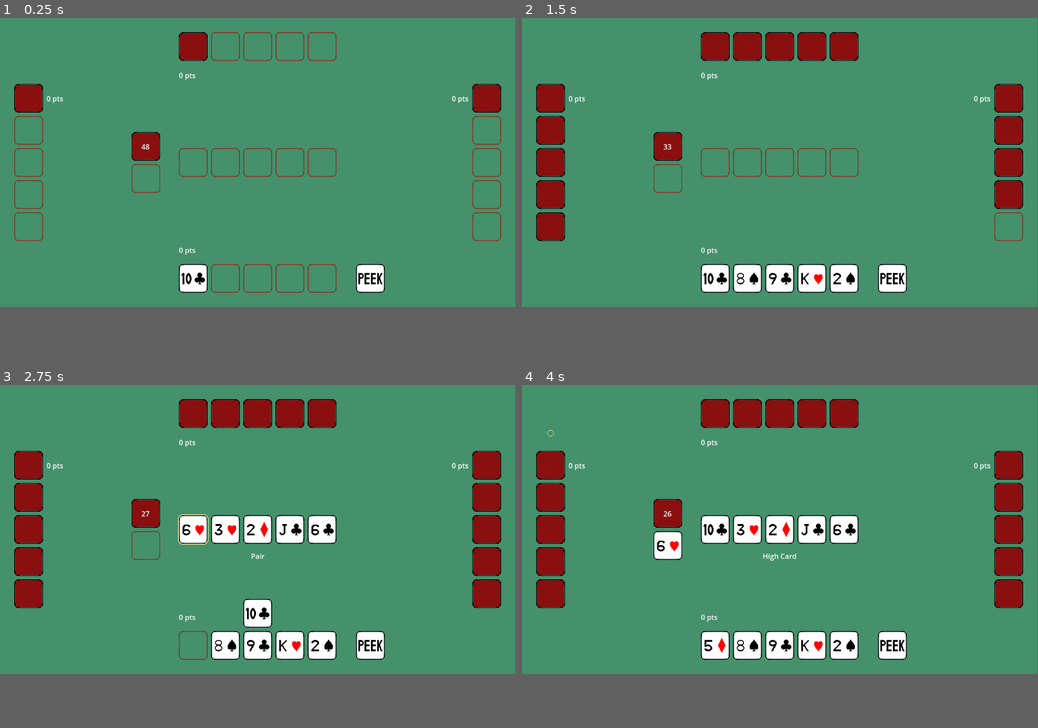
Above: before the commit, frames 1-4 (two rows, left to right).
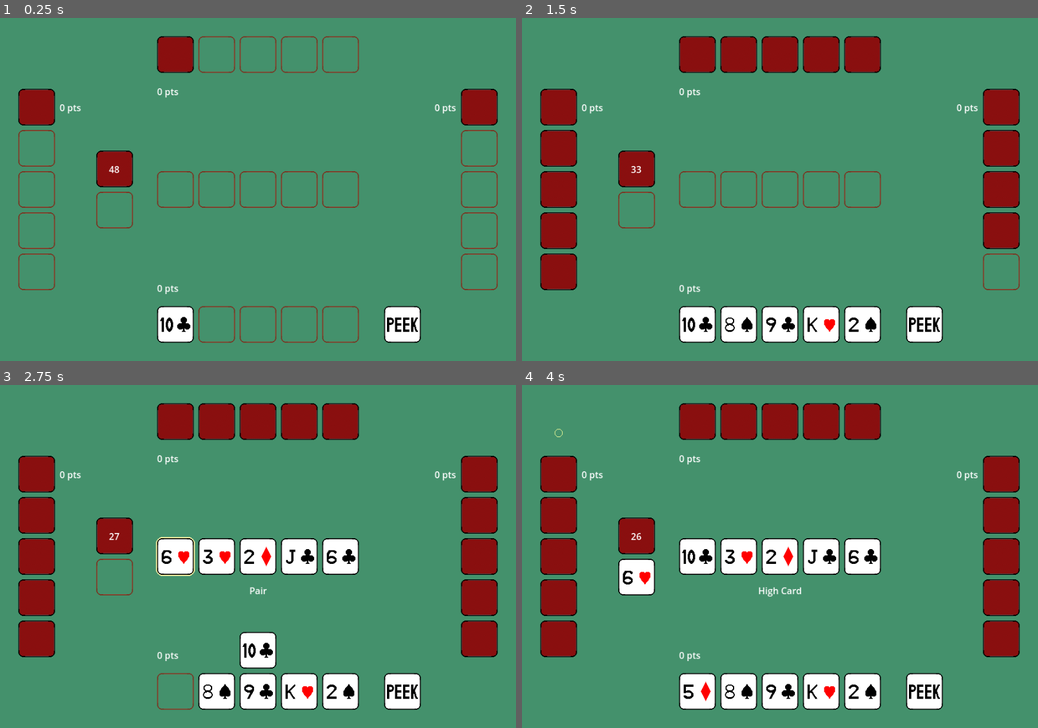
Above: after the commit, the same moments.

Repository: fitzgeraldkd/peeky-poker
Game: Godot game, scene res://scenes/main.tscn
Two runs of this game, one before a commit and one after it. Both use one fixed random seed, a clock stepped at 60 frames per second and the inputs below.
Inputs:
- Up to frame 1 (0.25 s): no input
- Up to frame 2 (1.5 s): hold Right (right) 0.53-1.28 s; tap Space (select) at 0.6, 1.35 s; hold X (back) from 1.28 s (still down)
- Up to frame 3 (2.75 s): release X (back) at 2.03 s; hold Right (right) from 2.03 s (still down); tap Space (select) at 2.1 s
- Up to frame 4 (4 s): tap Space (select) at 2.85, 3.6 s; release Right (right) at 3.53 s; hold Left (left) from 3.53 s (still down)
The window is 799x449 before the commit and 800x533 after it. Grey fills any space a smaller window leaves; there, only what the larger window draws over its background counts as a difference.

The runs differ from the first frame. In frame 1, 9.9% of the frame differs, in the area x 2-98%, y 4-95%; in frame 2, 19%; in frame 3, 24%; in frame 4, 25%.

Commit message:
Improve window resize logic

Diff:
--- a/project.godot
+++ b/project.godot
@@ -23,7 +23,9 @@
 
 [display]
 
-window/size/resizable=false
+window/size/viewport_width=900
+window/size/viewport_height=600
+window/stretch/scale_mode="integer"
 
 [input]
 
--- a/scenes/main.gd
+++ b/scenes/main.gd
@@ -9,6 +9,7 @@
 func _ready():
 	set_positions()
 	reset_game()
+	get_tree().get_root().size_changed.connect(set_positions)
 	pass # Replace with function body.
 
 
@@ -19,44 +20,44 @@
 func set_positions():
 	var offset = 64
 	var viewport_size = get_viewport().get_visible_rect().size
-	var turn_indicator_offset = (Globals.CARDS_IN_HAND + 1) * Globals.CARD_SPACING / 2.0
+	var turn_indicator_offset = int((Globals.CARDS_IN_HAND + 1) * Globals.CARD_SPACING / 2.0)
 
-	$Player.position = Vector2(viewport_size[0] / 2, viewport_size[1] - offset)
+	$Player.position = Vector2(int(viewport_size[0] / 2), int(viewport_size[1] - offset))
 	$Player/PointsLabel.anchors_preset = Control.PRESET_CENTER_LEFT
 	$Player/PointsLabel.position += Vector2(
 		-2 * Globals.CARD_SPACING - Globals.CARD_SIZE / 2.0,
 		-64,
 	)
-	$Player/TurnIndicator.position += Vector2(-1 * turn_indicator_offset, 0)
-	$Player/PeekCard.position += Vector2(3.5 * Globals.CARD_SPACING, 0)
+	$Player/TurnIndicator.position = Vector2(-1 * turn_indicator_offset, 0)
+	$Player/PeekCard.position = Vector2(3.5 * Globals.CARD_SPACING, 0)
 
-	$Opponent1.position = Vector2(offset, viewport_size[1] / 2)
+	$Opponent1.position = Vector2(offset, int(viewport_size[1] / 2))
 	$Opponent1/PointsLabel.anchors_preset = Control.PRESET_CENTER_LEFT
 	$Opponent1/PointsLabel.position += Vector2(
 		40,
 		-2 * Globals.CARD_SPACING,
 	)
-	$Opponent1/TurnIndicator.position += Vector2(0, -1 * turn_indicator_offset)
+	$Opponent1/TurnIndicator.position = Vector2(0, -1 * turn_indicator_offset)
 
-	$Opponent2.position = Vector2(viewport_size[0] / 2, offset)
+	$Opponent2.position = Vector2(int(viewport_size[0] / 2), offset)
 	$Opponent2/PointsLabel.anchors_preset = Control.PRESET_CENTER_LEFT
 	$Opponent2/PointsLabel.position += Vector2(
 		-2 * Globals.CARD_SPACING - Globals.CARD_SIZE / 2.0,
 		64,
 	)
-	$Opponent2/TurnIndicator.position += Vector2(turn_indicator_offset, 0)
+	$Opponent2/TurnIndicator.position = Vector2(turn_indicator_offset, 0)
 
-	$Opponent3.position = Vector2(viewport_size[0] - offset, viewport_size[1] / 2)
+	$Opponent3.position = Vector2(int(viewport_size[0] - offset), int(viewport_size[1] / 2))
 	$Opponent3/PointsLabel.anchors_preset = Control.PRESET_CENTER_RIGHT
 	$Opponent3/PointsLabel.position += Vector2(
 		-40,
 		-2 * Globals.CARD_SPACING,
 	)
-	$Opponent3/TurnIndicator.position += Vector2(0, turn_indicator_offset)
+	$Opponent3/TurnIndicator.position = Vector2(0, turn_indicator_offset)
 
-	$Community.position = Vector2(viewport_size[0] / 2, viewport_size[1] / 2)
-	$Deck.position = Vector2(viewport_size[0] / 2 - 250, viewport_size[1] / 2 - 36)
-	$Discard.position = Vector2(viewport_size[0] / 2 - 250, viewport_size[1] / 2 + 36)
+	$Community.position = Vector2(int(viewport_size[0] / 2), int(viewport_size[1] / 2))
+	$Deck.position = Vector2(int(viewport_size[0] / 2 - 250), int(viewport_size[1] / 2 - 36))
+	$Discard.position = Vector2(int(viewport_size[0] / 2 - 250), int(viewport_size[1] / 2 + 36))
 
 	$Community.update_kicker_labels(0)
 
